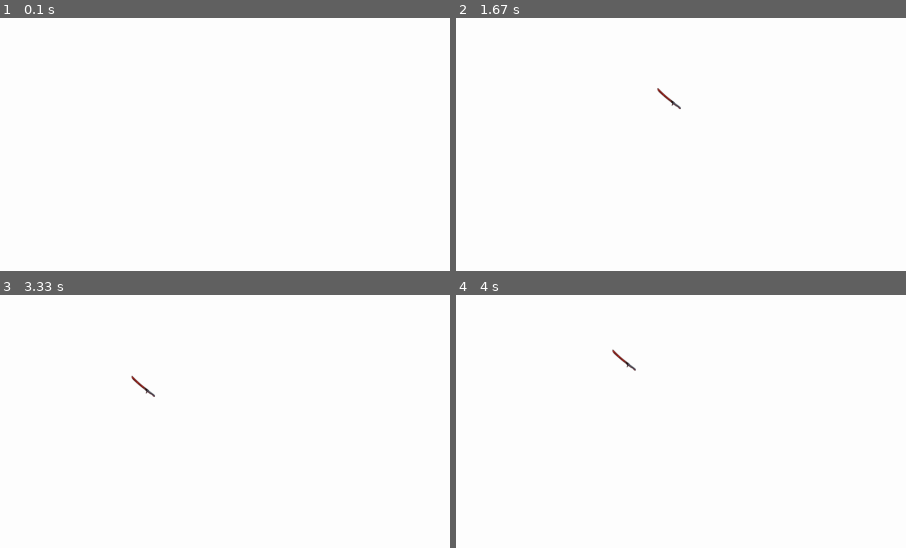
Above: before the commit, frames 1-4 (two rows, left to right).
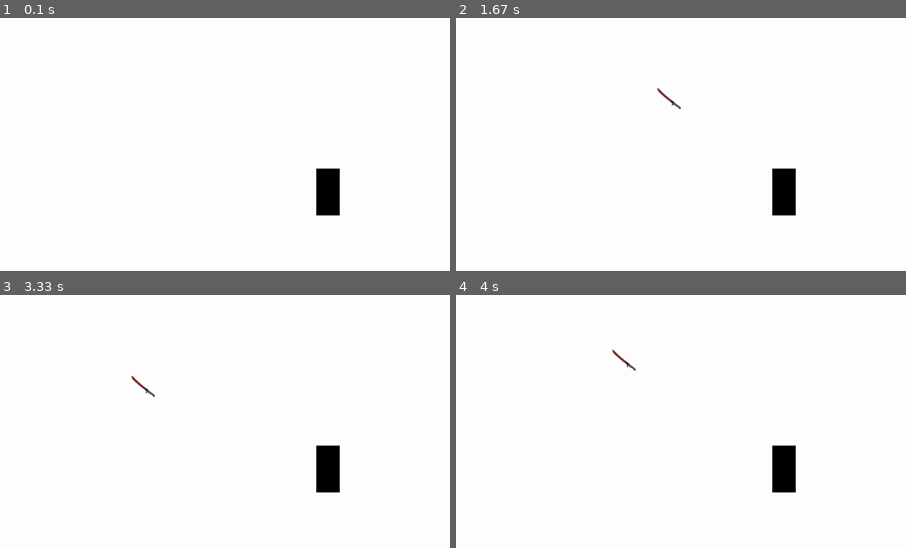
Above: after the commit, the same moments.

Repository: Jeliiiii/GRP12-Mini-studio
Game: pygame game, started from main.py
Two runs of this game, one before a commit and one after it. Both use one fixed random seed, a clock stepped at 60 frames per second and the inputs below.
Inputs (mouse positions are % of the whole screen's width and height, from its top left):
- Up to frame 1 (0.1 s): no input
- Up to frame 2 (1.67 s): tap Enter at 0.33 s; press the mouse at (62, 59) at 0.7 s; move the mouse to (43, 36) at 0.8 s; release the mouse at (24, 13) at 0.93 s; press the mouse at (62, 59) at 1.03 s; move the mouse to (56, 59) at 1.13 s; release the mouse at (51, 61) at 1.27 s; press the mouse at (62, 59) at 1.37 s; move the mouse to (49, 44) at 1.47 s; release the mouse at (36, 29) at 1.6 s
- Up to frame 3 (3.33 s): press the mouse at (62, 59) at 1.7 s; move the mouse to (37, 43) at 1.8 s; release the mouse at (12, 28) at 1.93 s; press the mouse at (62, 59) at 2.03 s; move the mouse to (40, 48) at 2.13 s; release the mouse at (19, 37) at 2.27 s; press the mouse at (62, 59) at 2.37 s; move the mouse to (58, 52) at 2.47 s; release the mouse at (54, 46) at 2.6 s; press the mouse at (62, 59) at 2.7 s; move the mouse to (74, 66) at 2.8 s; release the mouse at (86, 73) at 2.93 s; press the mouse at (62, 59) at 3.03 s; move the mouse to (45, 45) at 3.13 s; release the mouse at (28, 31) at 3.27 s
- Up to frame 4 (4 s): press the mouse at (62, 59) at 3.37 s; move the mouse to (51, 52) at 3.47 s; release the mouse at (40, 46) at 3.6 s; press the mouse at (62, 59) at 3.7 s; move the mouse to (46, 42) at 3.8 s; release the mouse at (31, 26) at 3.93 s
The pictures show only the part of the screen within x 14-64%, y 16-66%; the shares and areas given below are measured in that part.

The runs differ from the first frame. In frame 1, 1.0% of the frame differs, in the area x 70-76%, y 59-79%; in frame 2, 1.0%; in frame 3, 1.0%; in frame 4, 1.0%.

Commit message:
déplacement continu + collisions

Diff:
--- /dev/null
+++ b/character.py
@@ -0,0 +1,30 @@
+import pygame
+
+class Rectangle:
+    def __init__(self, screen, x, y, width, height, speed):
+        self.screen = screen
+        self.rect = pygame.Rect(x, y, width, height)
+        self.speed = speed
+
+    def move_up(self):
+        self.rect.move_ip(0, -self.speed)
+        if self.rect.top < 0:
+            self.rect.top = 0
+
+    def move_down(self):
+        self.rect.move_ip(0, self.speed)
+        if self.rect.bottom > self.screen.get_height():
+            self.rect.bottom = self.screen.get_height()
+
+    def move_left(self):
+        self.rect.move_ip(-self.speed, 0)
+        if self.rect.left < 0:
+            self.rect.left = 0
+
+    def move_right(self):
+        self.rect.move_ip(self.speed, 0)
+        if self.rect.right > self.screen.get_width():
+            self.rect.right = self.screen.get_width()
+
+    def draw(self, color):
+        pygame.draw.rect(self.screen, color, self.rect)
--- a/main.py
+++ b/main.py
@@ -1,9 +1,18 @@
 import pygame
+from character import *
+
+pygame.init()
 
 
-pygame.init()
+screen_width = 1920
+screen_height = 1080
+
+
+black = (0, 0, 0)
+white = (255, 255, 255)
+
 pygame.font.init()
-ecran = pygame.display.set_mode((1920, 1080), pygame.NOFRAME)
+screen = pygame.display.set_mode((screen_width, screen_height), pygame.RESIZABLE)
 pygame.display.set_caption("Birds Of Chaos")
 icon = pygame.image.load("ressources/img/dodo.png").convert_alpha()
 pygame.display.set_icon(icon)
@@ -13,20 +22,53 @@
 mouse_pos = (0, 0)
 pygame.mouse.set_visible(0)
 
-jouer = True
 
-while jouer:
-    pygame.draw.rect(ecran, (255, 255, 255), (0, 0, 1920, 1080))
+rect_width = 50
+rect_height = 100
+rect_x = (screen_width - rect_width) // 2
+rect_y = (screen_height - rect_height) // 2
+rect_speed = 1
+rect = Rectangle(screen, rect_x, rect_y, rect_width, rect_height, rect_speed)
+
+
+keys = []
+
+
+running = True
+while running:
+    # Gestion des événements pygame
     for event in pygame.event.get():
-        if event.type == pygame.QUIT:
-            jouer = False
-        elif event.type == pygame.KEYDOWN and event.key == pygame.K_ESCAPE:
-            jouer = False
+        if event.type == pygame.KEYDOWN and event.key == pygame.K_ESCAPE:
+            running = False
+        elif event.type == pygame.KEYDOWN:
+            keys.append(event.key)
+        elif event.type == pygame.KEYUP:
+            keys.remove(event.key)
         if event.type == pygame.MOUSEMOTION:
             mouse_pos = event.pos
         if event == pygame.MOUSEBUTTONDOWN == option:
-            pygame.draw.rect(ecran, (0, 0, 0), (0, 0, 100, 100))
-    ecran.blit(mouse, mouse_pos)
-    ecran.blit(option, option_pos)
+            pygame.draw.rect(screen, (0, 0, 0), (0, 0, 100, 100))
+
+    # Déplacement continu avec collisions
+    if pygame.K_UP in keys:
+        rect.move_up()
+    if pygame.K_DOWN in keys:
+        rect.move_down()
+    if pygame.K_LEFT in keys:
+        rect.move_left()
+    if pygame.K_RIGHT in keys:
+        rect.move_right()
+
+    # Effacement de l'écran
+    screen.fill(white)
+
+    # Dessin du rectangle
+    rect.draw(black)
+
+    # Rafraîchissement de l'affichage
+    screen.blit(mouse, mouse_pos)
+    screen.blit(option, option_pos)
     pygame.display.flip()
+
+# Fermeture de pygame
 pygame.quit()
--- a/menu.py
+++ b/menu.py
@@ -0,0 +1,4 @@
+import pygame
+
+class MainMenu:
+    def __init__(self):
